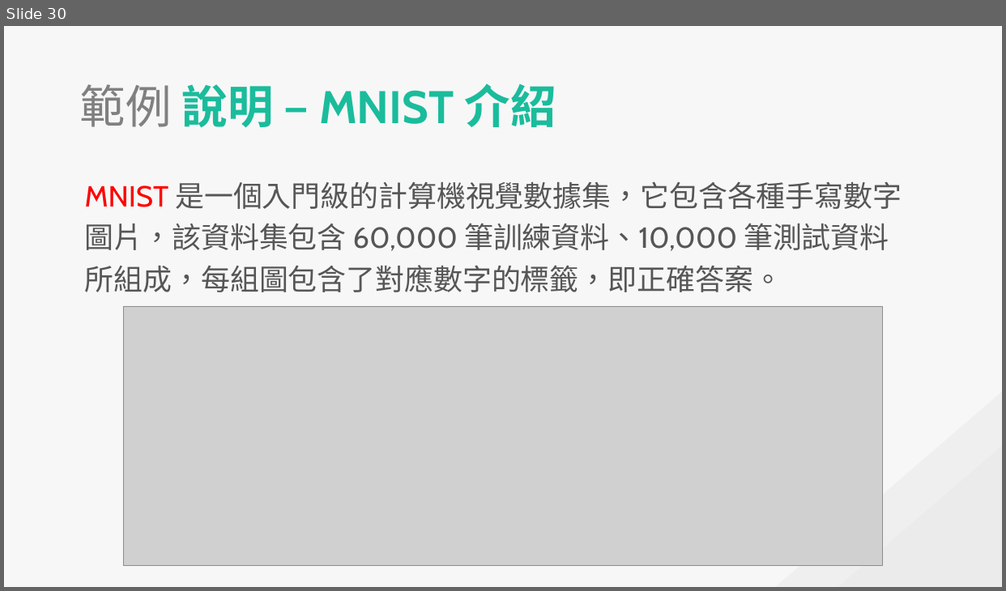
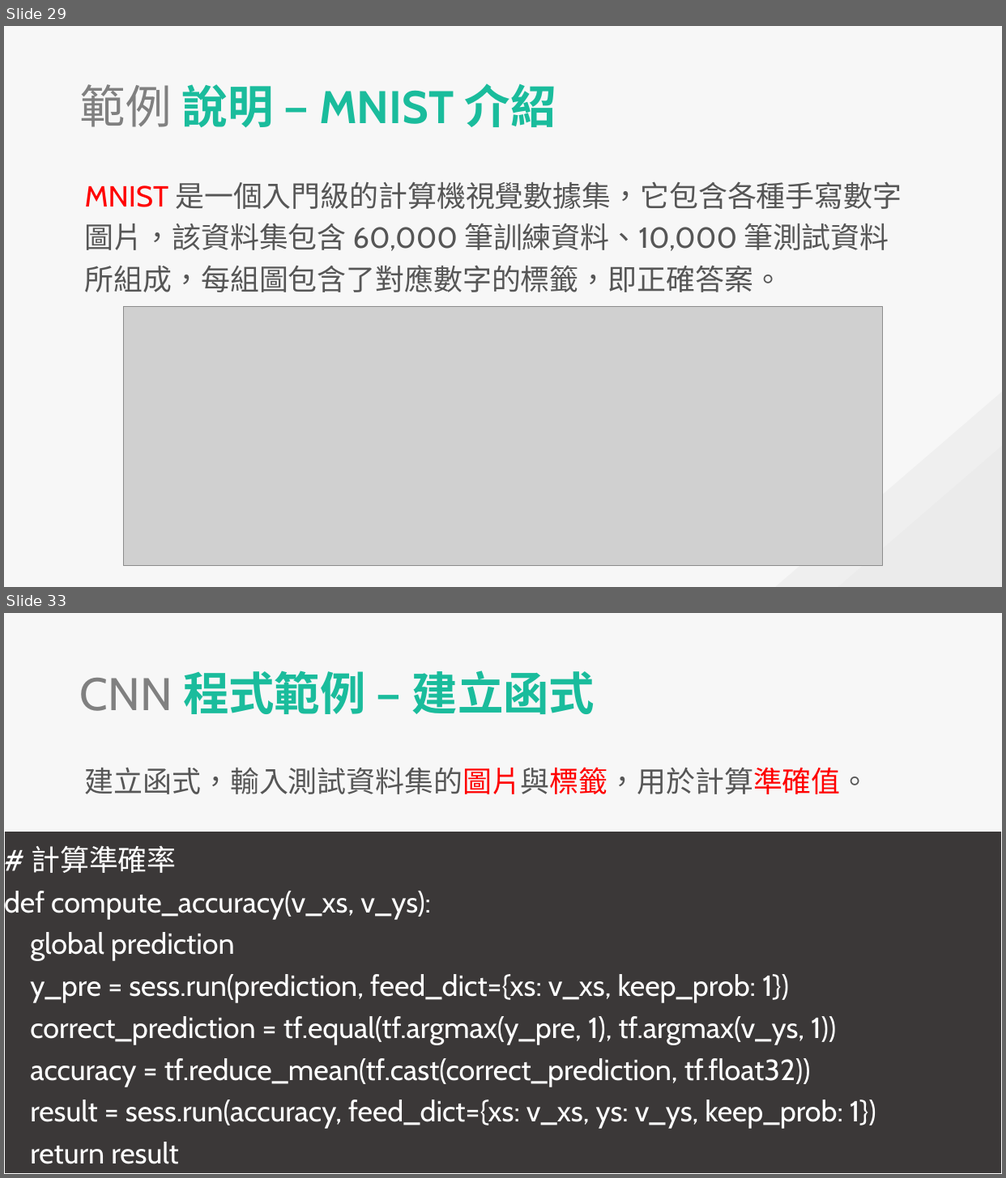
Before and after one commit to explooosion/deep-learn-example, a slide deck: CNN&RNN_20181019.pptx. Shown one above the other, each under a label of ours: slide 30 before the commit, slides 29 and 33 after it; the slides between them are not shown. The pictures are 1006x591 and 1006x1178 pixels, drawn with LibreOffice and Linux fonts; fonts in the diff are those of the drawing; grey boxes stand for pictures. Boxes give left, top, right and bottom in pixels: in the first picture for what was removed or moved away, otherwise in the second. Text is boxed around its words. In the diff, an @@ line names an element or a change of style, - is before the commit and + after.

```diff
--- a/CNN&RNN_20181019.pptx
+++ b/CNN&RNN_20181019.pptx
@@ slide 33 added at bbox=[4, 613, 1002, 1174], background #F7F7F7; not listed: 2 template elements that a slide beside it also shows @@
@@ text added at bbox=[80, 671, 595, 714], 44 pt, text #1ABC9C, bold @@
+CNN 程式範例 – 建立函式
@@ text added at bbox=[85, 767, 870, 794], 28 pt, text #565656 @@
+建立函式，輸入測試資料集的圖片與標籤，用於計算準確值。
@@ rectangle added at bbox=[4, 831, 1002, 1174], fill #3B3838, outline #FFFFFF 0.75 pt, 28 pt, text #FFFFFF @@
+# 計算準確率
+def compute_accuracy(v_xs, v_ys):
+global prediction
+y_pre = sess.run(prediction, feed_dict={xs: v_xs, keep_prob: 1})
+correct_prediction = tf.equal(tf.argmax(y_pre, 1), tf.argmax(v_ys, 1))
+accuracy = tf.reduce_mean(tf.cast(correct_prediction, tf.float32))
+result = sess.run(accuracy, feed_dict={xs: v_xs, ys: v_ys, keep_prob: 1})
+return result
@@ what was slide 30 is now slide 29 @@
```
Also in this commit, not shown: 2 slides changed, 13 other slides added, 17 slides removed.
